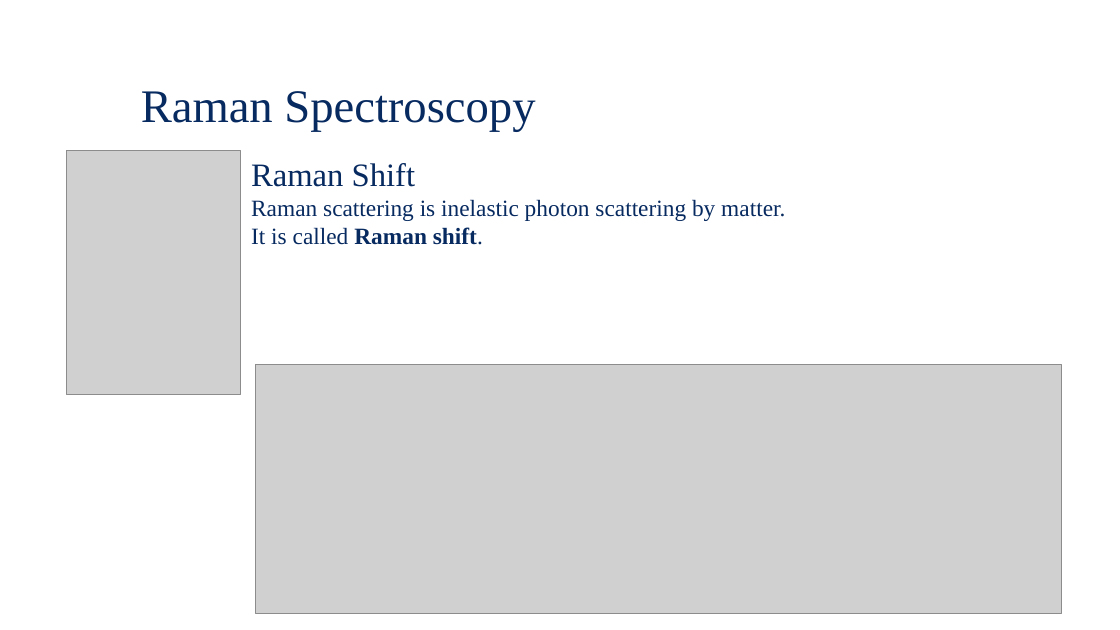
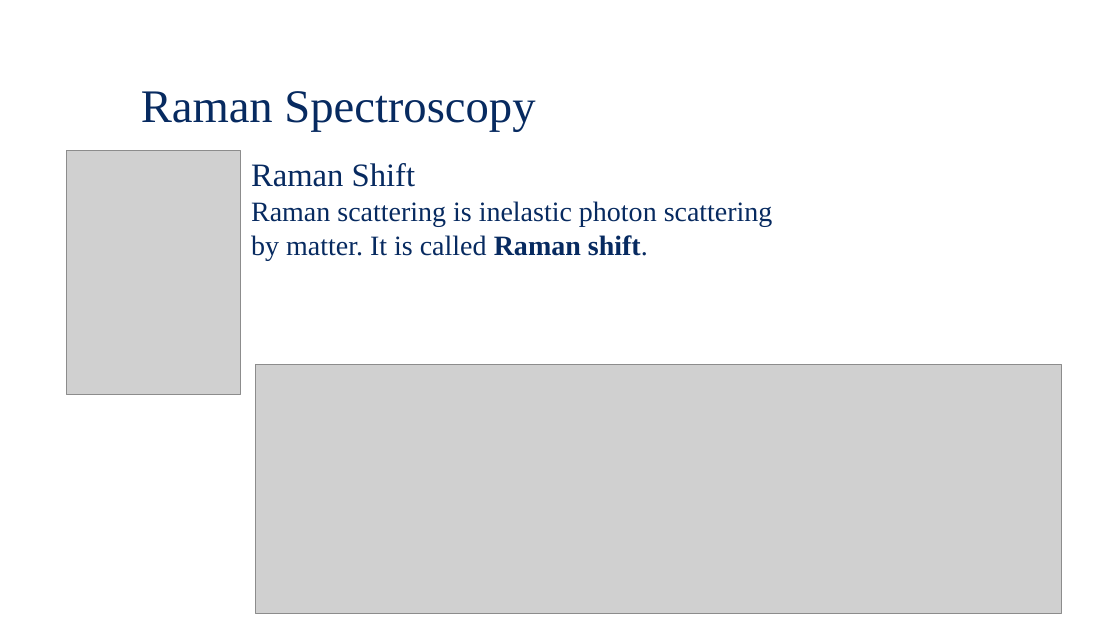
Before and after one commit to Waterbird20/APL2, a slide deck: slide 3 of Raman_Final Presentation.pptx. Drawn at 1120x630 pixels with LibreOffice and Linux fonts; fonts in the diff are those of the drawing; grey boxes stand for pictures; background and template pictures are left out. Boxes give left, top, right and bottom in pixels: in the first picture for what was removed or moved away, otherwise in the second. Text is boxed around its words. In the diff, an @@ line names an element or a change of style, - is before the commit and + after.

```diff
--- a/Raman_Final Presentation.pptx
+++ b/Raman_Final Presentation.pptx
@@ text at <box>251,201,773,260</box>: size 20 to 24 pt in "Raman scattering is inelastic photon scattering by ..." @@
```
Also in this commit, not shown: 6 other slides changed, 4 slides added, 2 slides removed.
